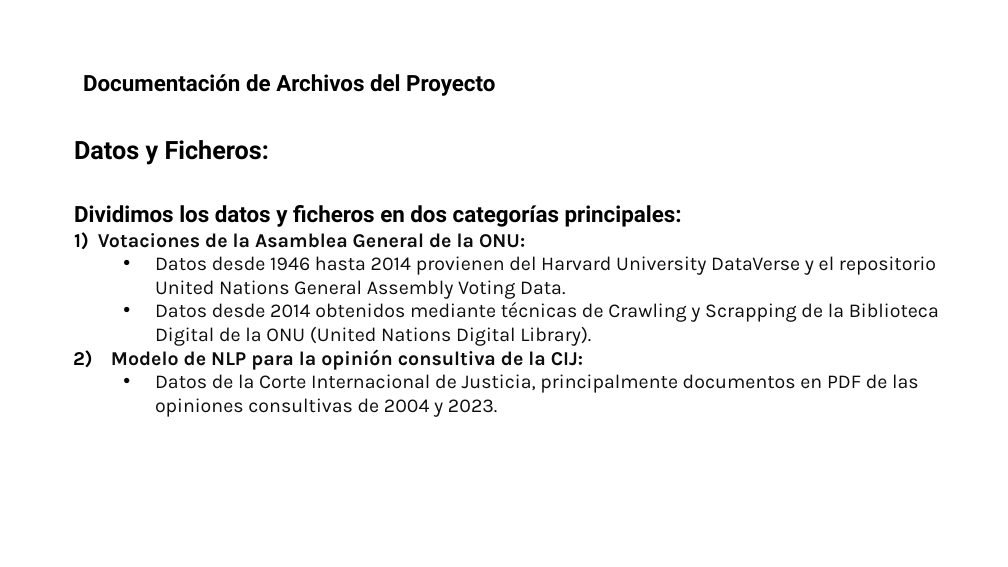
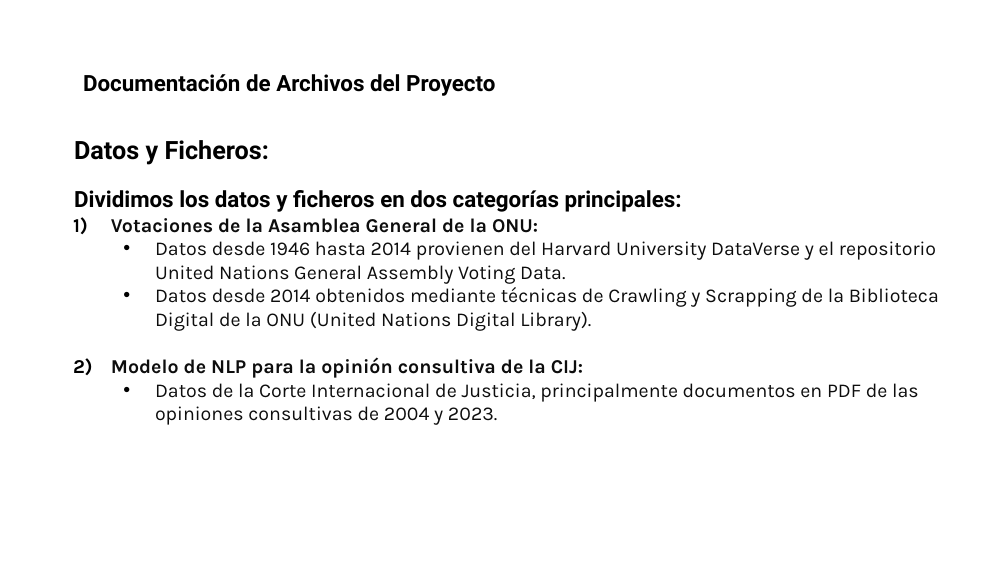
Before and after one commit to pardo2410/ProyectoFinalBootcampBigData, a slide deck: slide 6 of 00 - Presentacion/Data Divers - Presentacion v2.pptx. Drawn at 1008x567 pixels with LibreOffice and Linux fonts; fonts in the diff are those of the drawing; background and template pictures are left out. Boxes give left, top, right and bottom in pixels: in the first picture for what was removed or moved away, otherwise in the second. Text is boxed around its words. In the diff, an @@ line names an element or a change of style, - is before the commit and + after.

Commit message:
presentacion 3

```diff
--- a/00 - Presentacion/Data Divers - Presentacion v2.pptx
+++ b/00 - Presentacion/Data Divers - Presentacion v2.pptx
@@ text at <box>74,190,682,378</box>: line spacing 2 to 1.5; list level 1 to 2 in "Votaciones de la Asamblea General ..."; list level 1 to 2 in "Modelo de NLP para la ..." @@
```
Also in this commit, not shown: 4 slides added, 2 other files.
